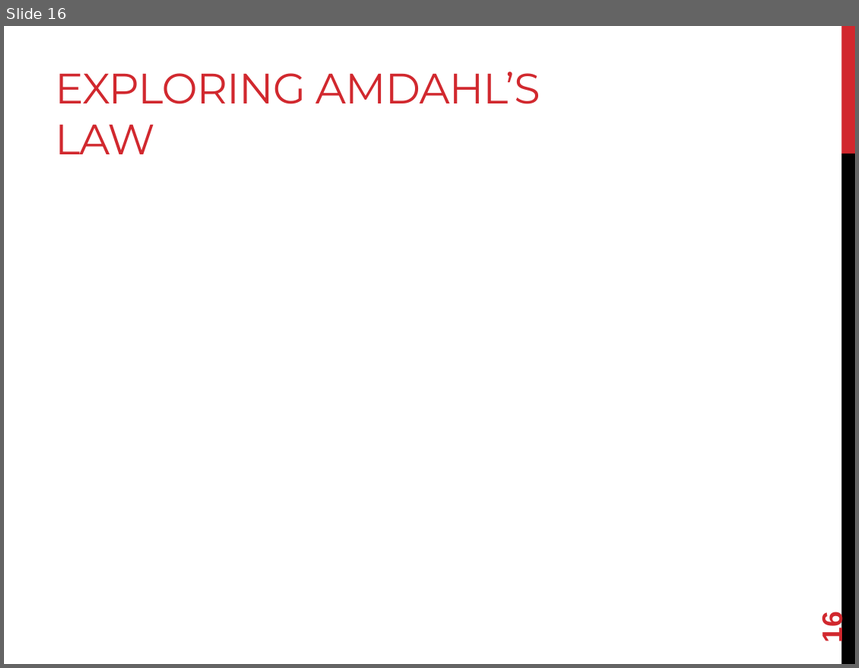
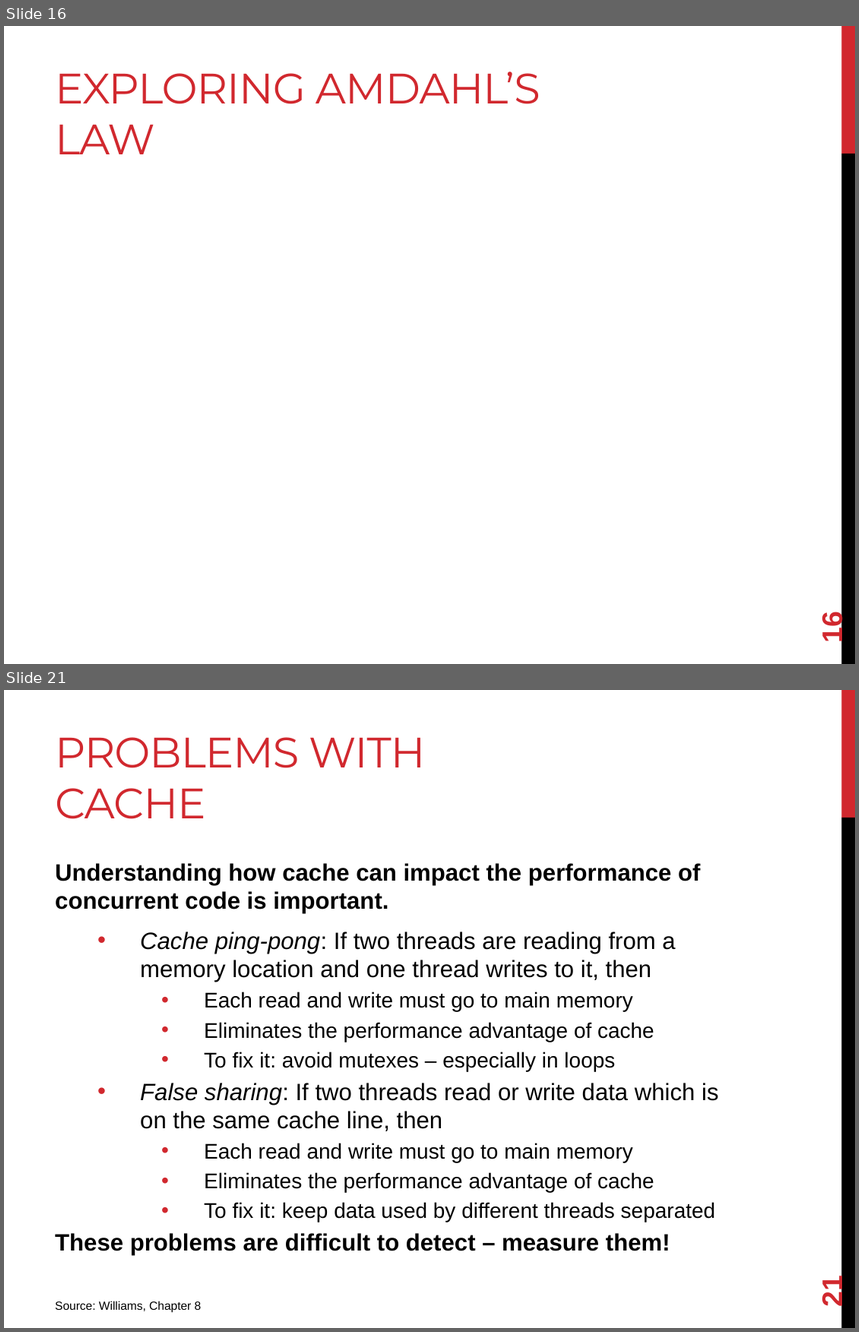
Before and after one commit to joshpeterson/DevelopingConcurrentSoftware, a slide deck: Lectures/Designing Concurrent Software/Designing Concurrent Software.pptx. Shown one above the other, each under a label of ours: slide 16 before the commit, slides 16 and 21 after it; the slides between them are not shown. The pictures are 859x668 and 859x1332 pixels, drawn with LibreOffice and Linux fonts; fonts in the diff are those of the drawing; grey boxes stand for pictures. Boxes give left, top, right and bottom in pixels: in the first picture for what was removed or moved away, otherwise in the second. Text is boxed around its words. In the diff, an @@ line names an element or a change of style, - is before the commit and + after.

Commit message:
Complete lecture on designing concurrent software.

```diff
--- a/Lectures/Designing Concurrent Software/Designing Concurrent Software.pptx
+++ b/Lectures/Designing Concurrent Software/Designing Concurrent Software.pptx
@@ slide 21 added at (4, 690, 855, 1328), background #FFFFFF; not listed: 2 template elements that a slide beside it also shows @@
@@ title added at (55, 737, 425, 819), 36 pt, text #D1282E @@
+PROBLEMS WITH CACHE
@@ text added at (55, 863, 718, 1255), 20 pt, text #000000 @@
+Understanding how cache can impact the performance of concurrent code is important.
+  • Cache ping-pong: If two threads are reading from a memory location and one thread writes to it, then
+    • Each read and write must go to main memory
+    • Eliminates the performance advantage of cache
+    • To fix it: avoid mutexes – especially in loops
+  • False sharing: If two threads read or write data which is on the same cache line, then
+    • Each read and write must go to main memory
+    • Eliminates the performance advantage of cache
+    • To fix it: keep data used by different threads separated
+These problems are difficult to detect – measure them!
@@ page number added at (816, 1279, 848, 1306), 24 pt, text #D1282E, bold @@
+21
@@ text added at (55, 1301, 202, 1312), 10 pt, text #000000 @@
+Source: Williams, Chapter 8
```
Also in this commit, not shown: 2 slides changed, 4 other slides added.
